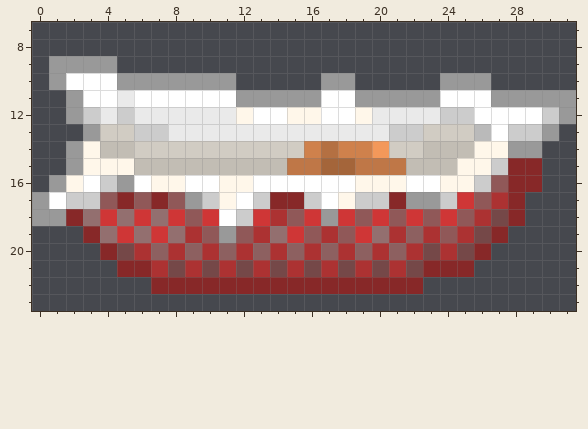
Pixel-art sprite -- Resources/Textures/Objects/Consumable/Food/Baked/onionrings.rsi/rings-1.png. That is the earlier state.
The file is 32x32 pixels. Colours within 5 levels of each other are drawn and written as one. Shown: x 0..31, y 7..23.
And afterwards:
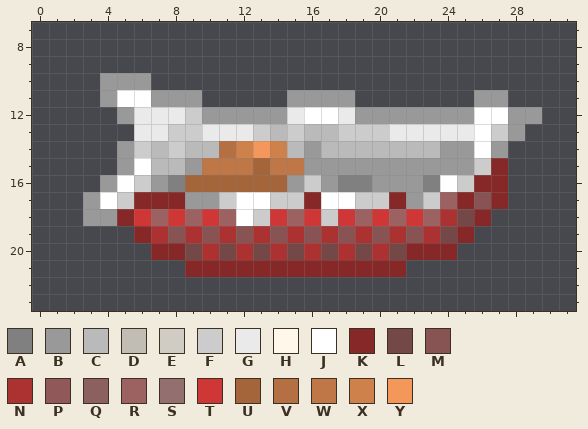
Palette (. is transparent): A #808080  B #999999  C #bababa  D #c2bdb4  E #d1ccc3  F #cccccc  G #eaeaea  H #fff7ea  J #ffffff  K #872828  L #754848  M #875353  N #ac3232  P #905858  Q #8d6060  R #9c6262  S #936f6f  T #cf3636  U #a4653a  V #b47042  W #bf7747  X #cf814c  Y #f3985a
Commit message: Resized Onion Rings and added their Cookbook entry
Change:
@@ x 0..31 @@
  8 ................................
- 9 .BBBB...........................
-10 .BJJJBBBBBBB.....BB.....BBB.....
-11 ..BJJGJJJJJJBBBBBJJBBBBBJJJBBBBB
-12 ..BFGFGGGGGGHJJHHJJHGGGGFFJJJJFB
-13 ...BEEFFGGGGGGGGGGGGGFFEEECJFFB.
-14 ..BHDDEEEEEEEEEEXVXXYEEDDDHHBB..
-15 ..BHHHDDDDDDDDDWWUUWWWDDDHHFKK..
-16 .BHJFBJHHJJHHJJJJJJHHHJJHHFPKK..
-17 BJFFPKPKPBFHJFKKFJHFFKBBFTPNK...
-18 BBKSTSTSTPTJFTNPTBTPTPTPTPNLK...
-19 ...KSTSTSNPBPNSTPNPTSNQNPNLK....
-20 ....KLNQNQNQNQNQNQNQNQNLNLK.....
-21 .....KKNLNLNLNLNLNLNLNLKKK......
-22 .......KKKKKKKKKKKKKKKK.........
+ 9 ................................
+10 ....BBB.........................
+11 ....BJJBBB.....BBBB.......BB....
+12 .....BGGGFBBBBBGJJGBBBBBBBJJBB..
+13 ......GGFFGGGFCFCCFFFGGGGGJFB...
+14 .....BFCFCCVXYXCBCCCCCCCBBJB....
+15 .....BJCCBWWWUWWBBBBBBBBBBFK....
+16 ....BJFBAUUUUUUBFBAABBBAJFKK....
+17 ...BJFKKKBBFJJFFKJJFFKBFRKMK....
+18 ...BBKTRTRTRJFTRTFTRTRTRNLK.....
+19 ......KNMNMNMNMNMNMNMNMNLK......
+20 .......KKLNLNLNLNLNLNLKKK.......
+21 .........KKKKKKKKKKKKK..........
+22 ................................
 23 ................................
